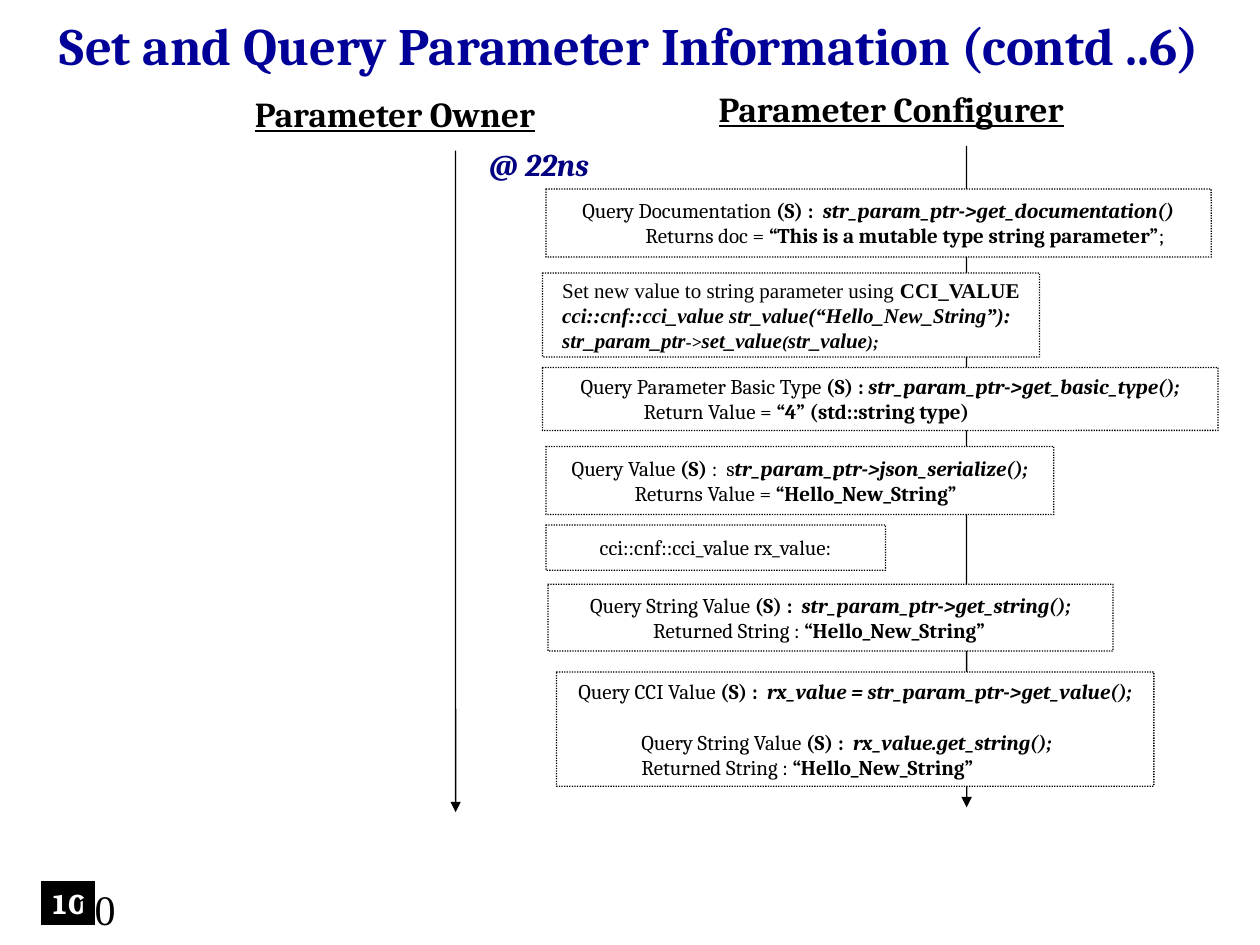
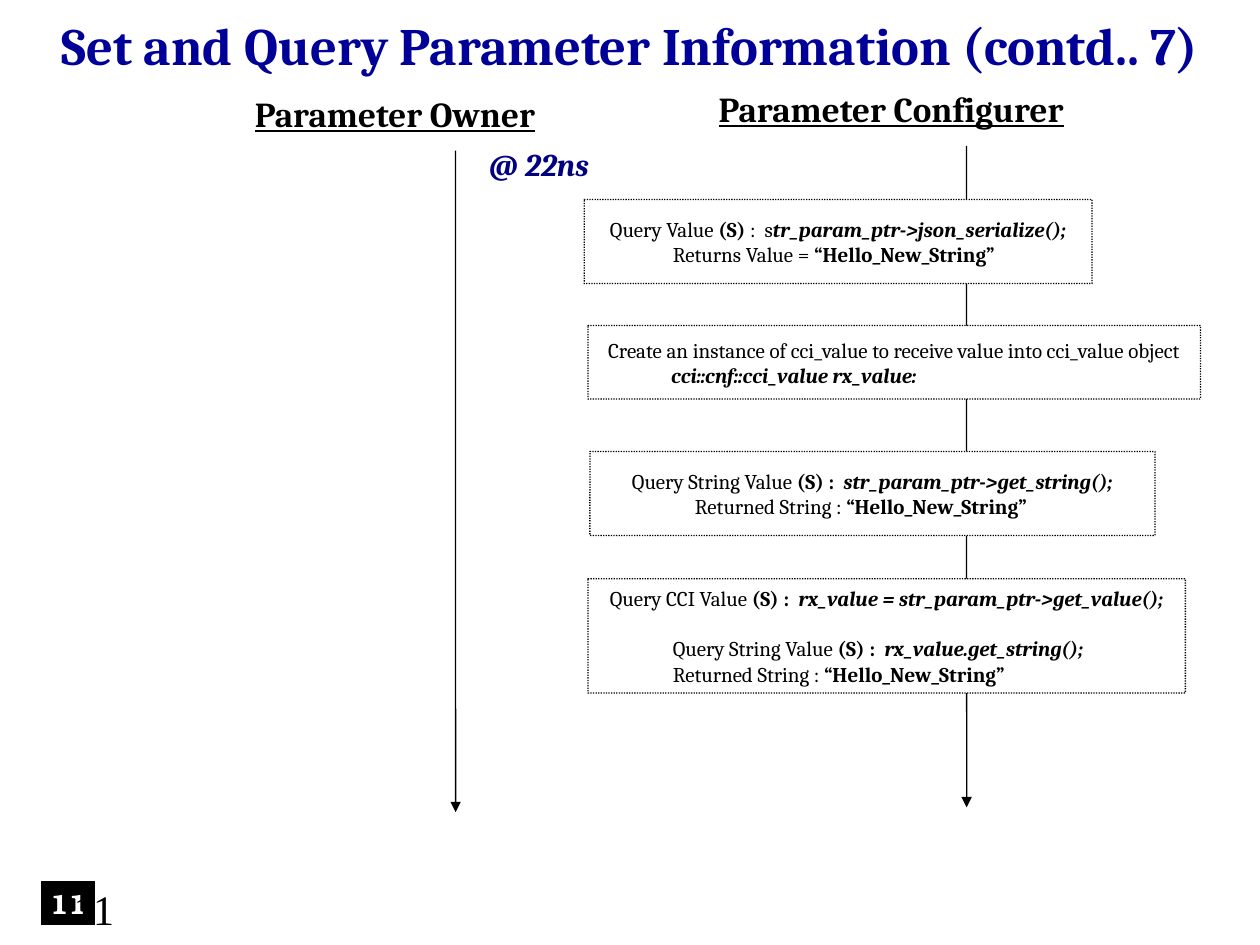
Before and after one commit to accellera-official/cci, a slide deck: slide 11 of examples/ex7_Parameter_Information/docs/ex7_Parameter_Information.ppt (slide 10 before the commit). Drawn at 1260x945 pixels with LibreOffice and Linux fonts; fonts in the diff are those of the drawing; background and template pictures are left out. Boxes give left, top, right and bottom in pixels: in the first picture for what was removed or moved away, otherwise in the second. Text is boxed around its words. In the diff, an @@ line names an element or a change of style, - is before the commit and + after.

Commit message:
Minor Updates
1.  Minor updates to code in ex7_Parameter_Information (Presentation updated accordingly)
2.  Added presentation to ex20_Tracing_Parameter_Activity

```diff
--- a/examples/ex7_Parameter_Information/docs/ex7_Parameter_Information.ppt
+++ b/examples/ex7_Parameter_Information/docs/ex7_Parameter_Information.ppt
@@ text at <box>61,27,1198,77</box>: text changed @@
-Set and Query Parameter Information (contd ..6)
+Set and Query Parameter Information (contd.. 7)
@@ rounded rectangle removed at <box>546,189,1211,257</box> @@
-Query Documentation (S) : str_param_ptr->get_documentation()
-Returns doc = “This is a mutable type string parameter”;
@@ rounded rectangle "Query Value (S) : str_param_ptr->json_serialize();": place and size @@
-rounded rectangle "Query Value (S) : str_param_ptr->json_serialize();" at <box>546,446,1053,514</box>
+rounded rectangle "Query Value (S) : str_param_ptr->json_serialize();" at <box>585,199,1092,284</box>
@@ rounded rectangle removed at <box>543,273,1040,358</box> @@
-Set new value to string parameter using CCI_VALUE
-cci::cnf::cci_value str_value(“Hello_New_String”):
-str_param_ptr->set_value(str_value);
@@ rounded rectangle added at <box>588,325,1201,398</box>, fill #FFFFFF, outline #000000 0.74 pt dashed, 12 pt, text #000000 @@
+Create an instance of cci_value to receive value into cci_value object
+cci::cnf::cci_value rx_value:
@@ rounded rectangle removed at <box>543,368,1218,431</box> @@
-Query Parameter Basic Type (S) : str_param_ptr->get_basic_type();
-Return Value = “4” (std::string type)
@@ rounded rectangle "Query String Value (S) : ...": place and size @@
-rounded rectangle "Query String Value (S) : ..." at <box>548,585,1113,651</box>
+rounded rectangle "Query String Value (S) : ..." at <box>590,451,1154,536</box>
@@ rounded rectangle removed at <box>546,525,885,571</box> @@
-cci::cnf::cci_value rx_value:
@@ rounded rectangle "Query CCI Value (S) : ...": place and size @@
-rounded rectangle "Query CCI Value (S) : ..." at <box>557,672,1154,786</box>
+rounded rectangle "Query CCI Value (S) : ..." at <box>588,578,1186,693</box>
@@ text in rectangle at <box>50,895,87,914</box>: text changed @@
-10
+11
@@ page number at <box>74,892,114,925</box>: text changed @@
-10
+11
```
Also in this commit, not shown: 14 other slides changed, 3 slides added, 1 slide removed, 7 other files.
